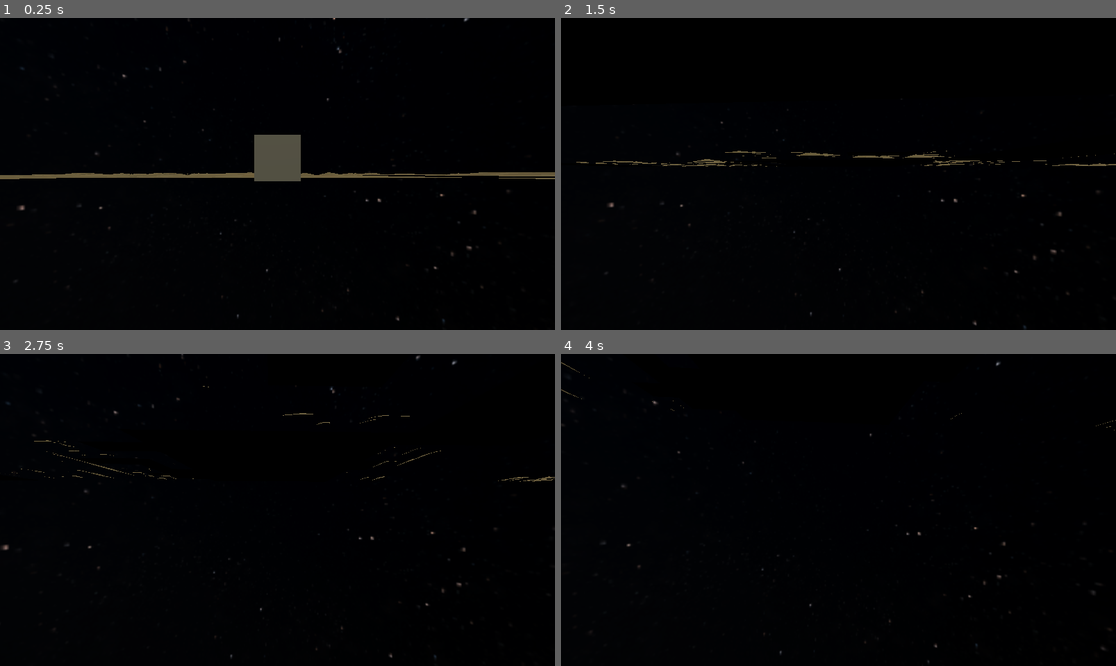
Above: before the commit, frames 1-4 (two rows, left to right).
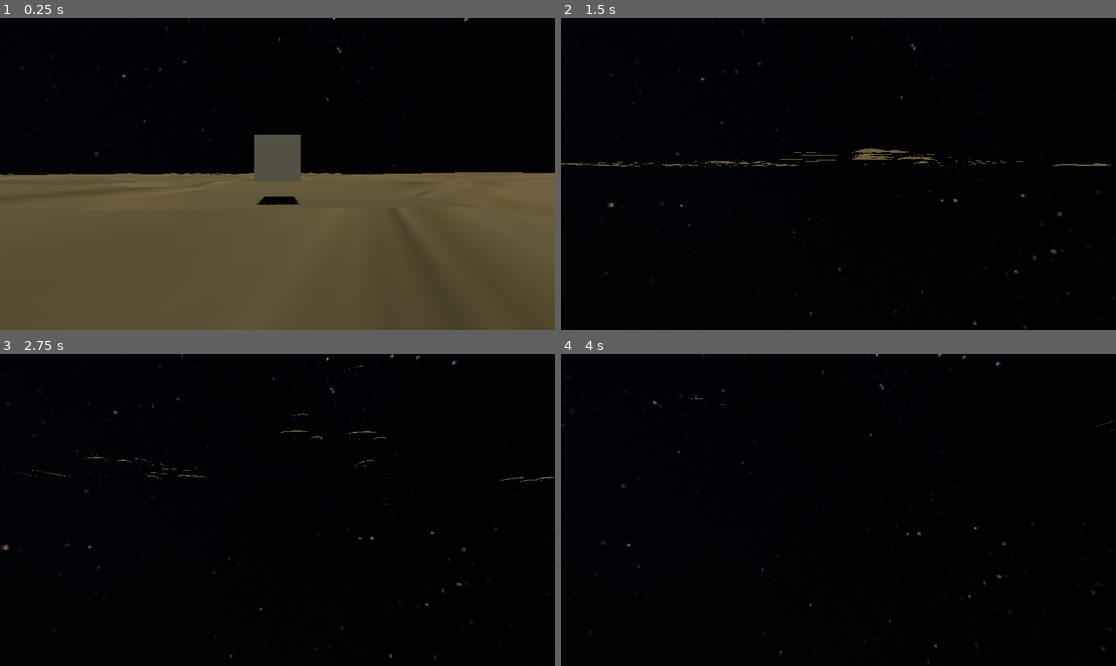
Above: after the commit, the same moments.

Repository: drussillo/Planet-Prospectors
Game: Godot game, scene res://scenes/planet1/planet_1.tscn
Same seed, same stepped clock (60 frames per second), same inputs: the game is played once before the commit and once after it.
Inputs (mouse positions are in pixels of both pictures, inside the frame that each line leads up to):
- Up to frame 1 (0.25 s): no input
- Up to frame 2 (1.5 s): move the mouse to (866, 174) at 0.52 s; hold F (interact) 0.53-1.28 s; hold W (forward) from 0.53 s (still down); tap Space (jump) at 0.77 s; move the mouse to (810, 174) at 1.27 s; tap F (interact) at 1.35 s
- Up to frame 3 (2.75 s): keep holding W (forward); tap Space (jump) at 1.52 s; move the mouse to (288, 503) at 2.02 s; hold F (interact) from 2.03 s (still down)
- Up to frame 4 (4 s): keep holding W (forward); move the mouse to (832, 516) at 2.77 s; release F (interact) at 2.78 s; tap F (interact) at 2.85 s; tap Space (jump) at 3.02, 3.77 s; move the mouse to (877, 513) at 3.52 s; hold F (interact) from 3.53 s (still down)

The runs differ from the first frame. In frame 1, 49% of the frame differs, in the area x 0-100%, y 49-100%; in frame 2, 0.7%; in frame 3, 0.3%; in frame 4, less than 0.1%.

Commit message:
Random chunk selection Implemented on Generation
Also bonus drill object

Diff:
--- a/planet-prospectors/project.godot
+++ b/planet-prospectors/project.godot
@@ -14,6 +14,10 @@
 run/main_scene="uid://c7nvrwodb08oj"
 config/features=PackedStringArray("4.6", "Forward Plus")
 config/icon="res://icon.svg"
+
+[filesystem]
+
+import/blender/enabled=false
 
 [global_group]
 
--- a/planet-prospectors/scripts/planet1/chunk.gd
+++ b/planet-prospectors/scripts/planet1/chunk.gd
@@ -6,7 +6,7 @@
 var mat
 var oilchunk
 var oil_amount:int = 0
-const mesh_list=[preload("res://assets/planet1/chunks/mntn1.obj"),preload("res://assets/planet1/chunks/mntn2.obj"), preload("res://assets/planet1/chunks/mntn3.obj"),preload("res://assets/planet1/chunks/hole1.obj")]
+const mesh_list=[preload("res://assets/planet1/chunks/flat.obj"),preload("res://assets/planet1/chunks/mntn1.obj"),preload("res://assets/planet1/chunks/mntn2.obj"), preload("res://assets/planet1/chunks/mntn3.obj")]
 
 
 func get_oil_amount() -> int:
Binary file added: planet-prospectors/assets/drill.glb
Not shown, added: planet-prospectors/assets/drill.glb.import
Binary file added: planet-prospectors/assets/drill_Cube.png
Not shown, added: planet-prospectors/assets/drill_Cube.png.import
Binary file added: planet-prospectors/assets/planet1/chunks/flat.glb
Not shown, added: planet-prospectors/assets/planet1/chunks/flat.glb.import
Not shown, added: planet-prospectors/assets/planet1/chunks/flat.mtl
Not shown, added: planet-prospectors/assets/planet1/chunks/flat.obj
Not shown, added: planet-prospectors/assets/planet1/chunks/flat.obj.import
Not shown, removed: planet-prospectors/assets/planet1/chunks/hole1.obj
Not shown, removed: planet-prospectors/assets/planet1/chunks/hole1.obj.import
Not shown, added: planet-prospectors/assets/playermodel.blend.import
(and 2 more such lines)
